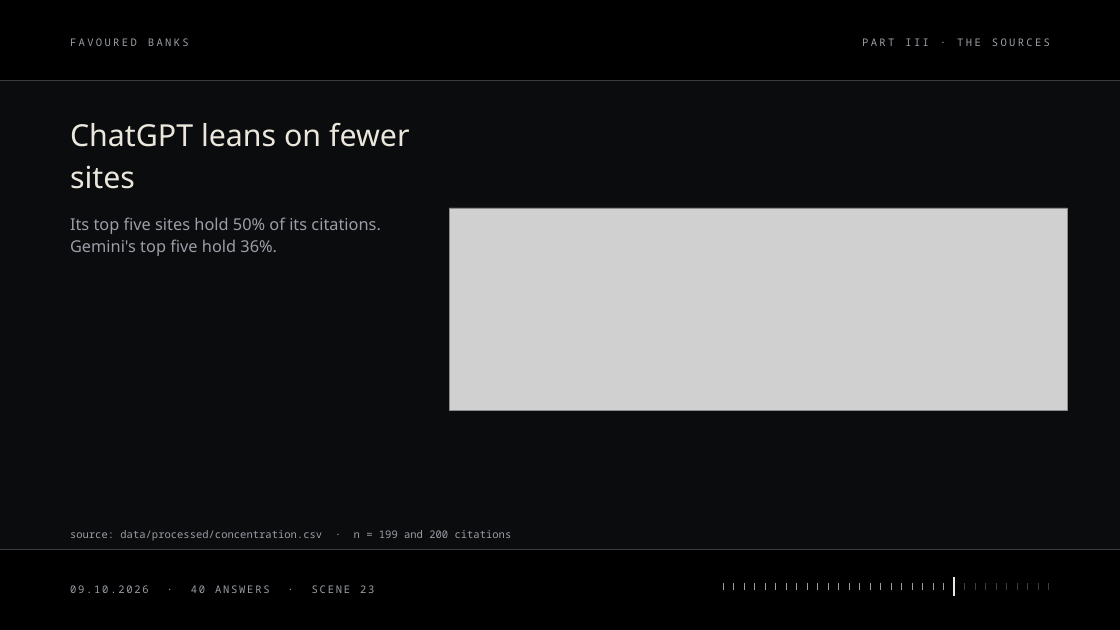
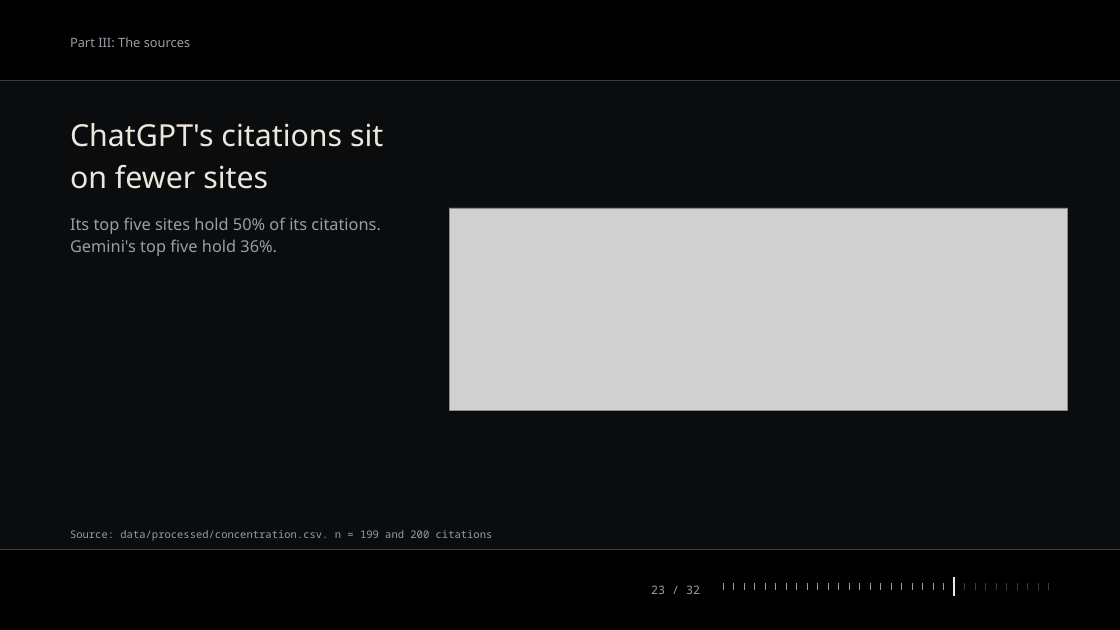
Before and after one commit to rgmwnn/geo-bank-visibility, a slide deck: slide 23 of deck/out/favoured-banks.pptx. Drawn at 1120x630 pixels with LibreOffice and Linux fonts; fonts in the diff are those of the drawing; grey boxes stand for pictures. Boxes give left, top, right and bottom in pixels: in the first picture for what was removed or moved away, otherwise in the second. Text is boxed around its words. In the diff, an @@ line names an element or a change of style, - is before the commit and + after.

```diff
--- a/deck/out/favoured-banks.pptx
+++ b/deck/out/favoured-banks.pptx
@@ text at [70,37,191,47]: text changed; size 9 to 11 pt; font Noto Sans Mono to Noto Sans @@
-PART III · THE SOURCES
+Part III: The sources
@@ text removed at [70,38,189,46] @@
-FAVOURED BANKS
@@ text at [70,123,383,189]: text changed @@
-ChatGPT leans on fewer sites
+ChatGPT's citations sit on fewer sites
@@ text at [70,530,493,541]: text changed @@
-source: data/processed/concentration.csv · n = 199 and 200 citations
+Source: data/processed/concentration.csv. n = 199 and 200 citations
@@ text removed at [70,585,374,593] @@
-09.10.2026 · 40 ANSWERS · SCENE 23
@@ text added at [651,585,700,594], 10 pt, text #9A9EA6 @@
+23 / 32
```
Also in this commit, not shown: 31 other slides changed, 7 other files.
